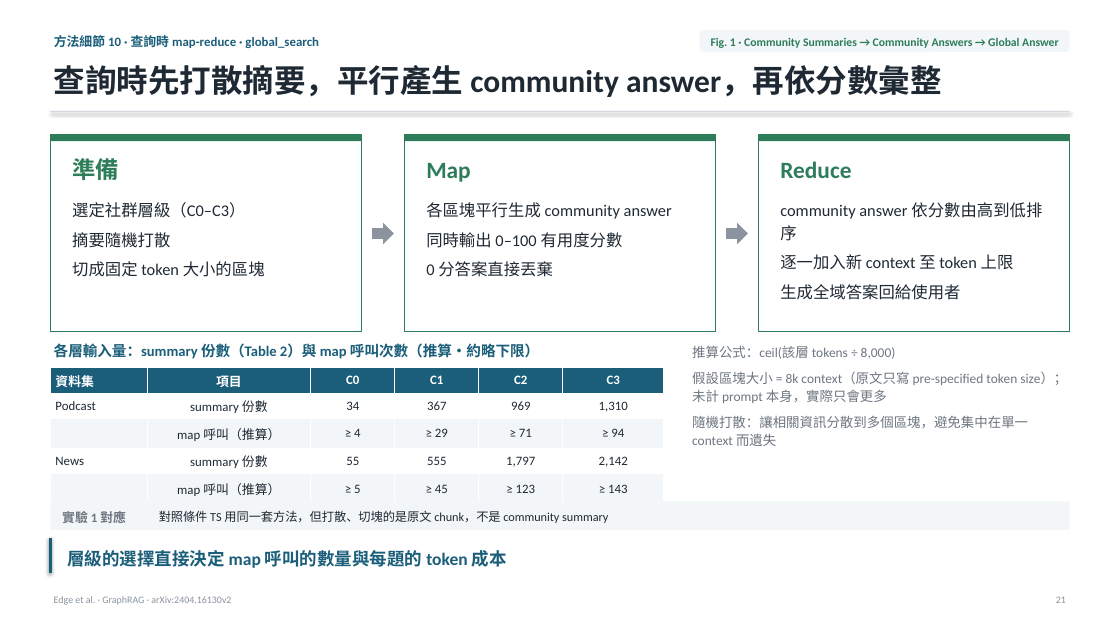
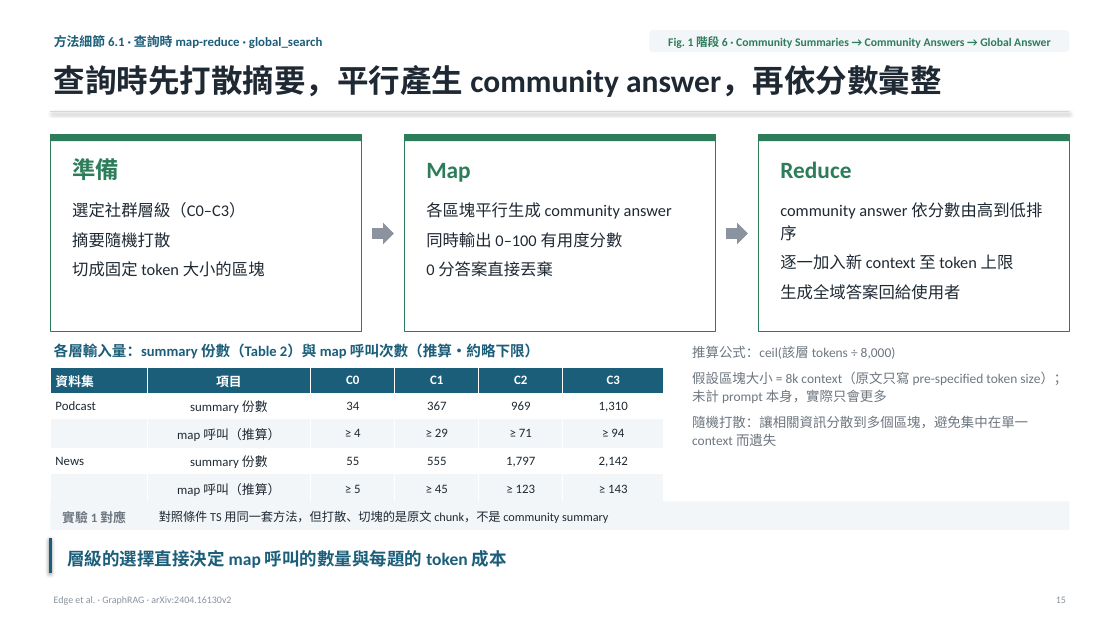
Before and after one commit to Moris-Zhan/CV-RAG-LLM-Papers, a slide deck: slide 15 of RAG/2024_GraphRAG/graph-rag-full-slides_zh-TW.pptx (slide 21 before the commit). Drawn at 1120x630 pixels with LibreOffice and Linux fonts; fonts in the diff are those of the drawing. Boxes give left, top, right and bottom in pixels: in the first picture for what was removed or moved away, otherwise in the second. Text is boxed around its words. In the diff, an @@ line names an element or a change of style, - is before the commit and + after.

```diff
--- a/RAG/2024_GraphRAG/graph-rag-full-slides_zh-TW.pptx
+++ b/RAG/2024_GraphRAG/graph-rag-full-slides_zh-TW.pptx
@@ text at [54,35,323,48]: text changed @@
-方法細節 10 · 查詢時 map-reduce · global_search
+方法細節 6.1 · 查詢時 map-reduce · global_search
@@ rounded rectangle: place and size @@
-rounded rectangle at [700,30,1070,52]
+rounded rectangle at [649,30,1070,52]
@@ text at [668,34,1050,50]: text changed @@
-Fig. 1 · Community Summaries → Community Answers → Global Answer
+Fig. 1 階段 6 · Community Summaries → Community Answers → Global Answer
```
Also in this commit, not shown: 32 other slides changed, 6 slides removed, 4 other files.
